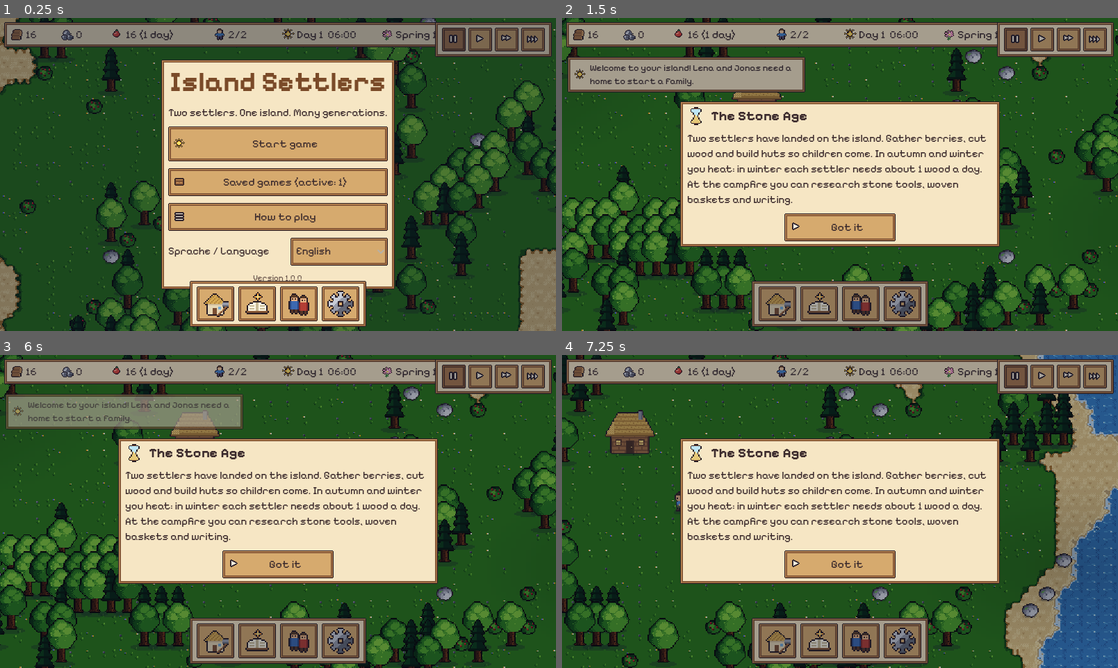
Above: before the commit, frames 1-4 (two rows, left to right).
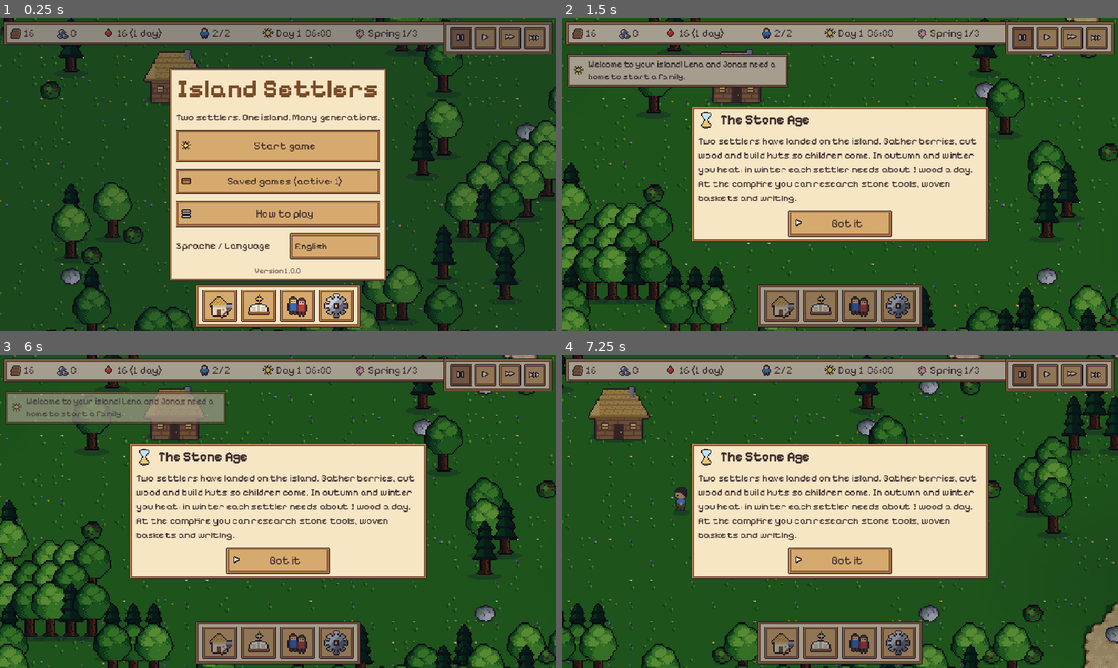
Above: after the commit, the same moments.

Repository: roderichpralle-a11y/New_World
Game: Godot game, scene res://scenes/main.tscn
Same seed, same stepped clock (60 frames per second), same inputs: the game is played once before the commit and once after it.
Inputs (mouse positions are in pixels of both pictures, inside the frame that each line leads up to):
- Up to frame 1 (0.25 s): no input
- Up to frame 2 (1.5 s): click "Start game" at 0.5 s; click (1017, 39) at 1.27 s
- Up to frame 3 (6 s): click (461, 373) at 2.02 s; click (478, 376) at 2.77 s; click (483, 373) at 3.52 s; click (505, 376) at 4.27 s; click (511, 373) at 5.02 s; click (533, 376) at 5.77 s
- Up to frame 4 (7.25 s): tap Enter at 6.5, 6.6 s; move the mouse to (962, 495) at 6.52 s; hold D from 6.53 s (still down); click (962, 495) at 6.67 s; tap Space at 6.77 s

The runs differ from the first frame. In frame 1, 36% of the frame differs, in the area x 0-100%, y 0-100%; in frame 2, 40%; in frame 3, 40%; in frame 4, 42%.

Commit message:
Anzeigegröße 50/75/100/125 % je Gerät, Karte weiter herauszoomen (#85)
* Anzeigegröße 75/100/125 % je Gerät im Menü, Karte weiter herauszoomen (Test)

Co-Authored-By: Claude Opus 5.5 <noreply@anthropic.com>
Claude-Session: https://claude.ai/code/session_01KDShS7M9ekFLtvu5ctsTBe

* Anzeigegröße auch 50 %

Co-Authored-By: Claude Opus 5.5 <noreply@anthropic.com>
Claude-Session: https://claude.ai/code/session_01KDShS7M9ekFLtvu5ctsTBe

---------

Co-authored-by: Claude <noreply@anthropic.com>

Diff:
--- a/data/i18n/en.json
+++ b/data/i18n/en.json
@@ -2374,5 +2374,7 @@
  "Auf dieser Insel leben wilde Tiere, und sie greifen Siedler an. Jäger gibt es erst mit der Forschung Waffenkunde. Erf …(317 unchanged characters)…
  "Neue Insel %s: jetzt bauen": "New island %s: build now",
  "Die Insel ist jetzt sicherer. Mach einen Jäger zum Holzfäller und lass dann ein Haus bauen, damit die Siedler ein Dac …(264 unchanged characters)…
- "Tippe in der Liste auf Baumeister. Der Siedler hört dann m …(229 unchanged characters)…  to a job means: it suits their talent."
+ "Tippe in der Liste auf Baumeister. Der Siedler hört dann m …(229 unchanged characters)…  to a job means: it suits their talent.",
+ "Anzeigegröße": "Display size",
+ "Kleiner zeigt mehr vom Spiel und von den Menüs. Gilt nur auf diesem Gerät.": "Smaller shows more of the game and the menus. Applies only to this device."
 }
--- a/scripts/autoload/game.gd
+++ b/scripts/autoload/game.gd
@@ -10,6 +10,7 @@
 signal speed_changed(speed: int)
 signal game_over
 signal research_changed
+signal ui_size_changed  # Anzeigegröße im Menü geändert (main._update_ui_scale)
 ## Spieler hat etwas getan (fuer die Einfuehrung), z. B. ("job", "holzfaeller")
 signal player_action(kind: String, what: String)
 ## Neues Spiel: reset_state ist fertig (die neue Welt entsteht erst danach). Systeme setzen
@@ -620,6 +621,24 @@
 		notify_off[c] = not bool(cf.get_value("notify", c, true))
 	goal_card_on = bool(cf.get_value("notify", "goal_card", true))
 	hints_on = bool(cf.get_value("notify", "hints", true))
+	ui_size = float(cf.get_value("display", "ui_size", 1.0))
+	if not ui_size in UI_SIZES:
+		ui_size = 1.0
+
+
+## Anzeigegröße (josh 2026-10-23): kleiner = mehr vom Spiel und den Menüs sichtbar. Je Gerät in
+## user://settings.cfg [display] ui_size, damit der Mac klein und das iPhone bei 100 % bleiben kann.
+const UI_SIZES := [0.5, 0.75, 1.0, 1.25]
+var ui_size := 1.0
+
+
+func set_ui_size(v: float) -> void:
+	ui_size = v
+	var cf := ConfigFile.new()
+	cf.load("user://settings.cfg")
+	cf.set_value("display", "ui_size", v)
+	cf.save("user://settings.cfg")
+	ui_size_changed.emit()
 
 
 func set_notify(cat: String, on: bool) -> void:
--- a/scripts/main.gd
+++ b/scripts/main.gd
@@ -8,6 +8,7 @@
 
 func _ready() -> void:
 	get_window().size_changed.connect(_update_ui_scale)
+	Game.ui_size_changed.connect(_update_ui_scale)
 	_update_ui_scale()
 	camera = GameCamera.new()
 	add_child(camera)
@@ -998,7 +999,11 @@
 
 
 ## Kleine Bildschirme (Handy) bekommen eine groessere Oberflaeche:
-## die kurze Bildschirmseite entspricht 400 bis 540 virtuellen Pixeln.
+## die kurze Bildschirmseite entspricht 400 bis 540 virtuellen Pixeln, geteilt durch die Anzeigegröße
+## aus dem Menü (Game.ui_size: 75 % zeigt mehr, 125 % alles größer), höchstens so viele wie echte Pixel.
+const UI_MIN_LONG := 860.0
+
+
 func _update_ui_scale() -> void:
 	var win := get_window()
 	var px := Vector2(win.size)
@@ -1009,7 +1014,10 @@
 		dpr = 1.0
 	var css := px / dpr
 	var short_css: float = min(css.x, css.y)
-	var virt_short: float = clamp(short_css, 400.0, 540.0)
+	var virt_short: float = minf(clamp(short_css, 400.0, 540.0) / Game.ui_size, minf(px.x, px.y))
+	# Fenster und Leisten brauchen mindestens UI_MIN_LONG virtuelle Pixel auf der langen Seite (125 % auf einem
+	# Bildschirm im Format 16:10 wäre sonst zu schmal)
+	virt_short = maxf(virt_short, UI_MIN_LONG * minf(px.x, px.y) / maxf(px.x, px.y))
 	var s: float = min(px.x, px.y) / virt_short
 	var target := Vector2i(roundi(px.x / s), roundi(px.y / s))
 	if win.content_scale_size != target:
--- a/scripts/ui/hud.gd
+++ b/scripts/ui/hud.gd
@@ -2041,6 +2041,7 @@
 			_menu_panel.visible = false})
 		set_box.add_child(rw.box)
 	set_box.add_child(_language_row())
+	set_box.add_child(_ui_size_row())
 	var ft := Win.footer(v)
 	ft.left.text = version_text()
 	Win.set_left2(ft, tr("Das Spiel speichert automatisch."))
@@ -2077,6 +2078,32 @@
 		else:
 			OS.set_restart_on_exit(true)
 			get_tree().quit())
+	h.add_child(ob)
+	return h
+
+
+## Anzeigegröße 50 / 75 / 100 / 125 % (josh 2026-10-23), gilt sofort und nur auf diesem Gerät.
+func _ui_size_row() -> HBoxContainer:
+	var h := HBoxContainer.new()
+	h.add_theme_constant_override("separation", 8)
+	var l := UiTheme.label(tr("Anzeigegröße"), 15)
+	l.size_flags_horizontal = Control.SIZE_EXPAND_FILL
+	l.tooltip_text = tr("Kleiner zeigt mehr vom Spiel und von den Menüs. Gilt nur auf diesem Gerät.")
+	l.mouse_filter = Control.MOUSE_FILTER_PASS
+	h.add_child(l)
+	var ob := OptionButton.new()
+	ob.focus_mode = Control.FOCUS_NONE
+	ob.custom_minimum_size = Vector2(140, 40)
+	ob.add_theme_font_size_override("font_size", 15)
+	ob.get_popup().add_theme_font_size_override("font_size", 16)
+	ob.tooltip_text = l.tooltip_text
+	for v in Game.UI_SIZES:
+		ob.add_item("%d %%" % roundi(v * 100.0))
+		if is_equal_approx(v, Game.ui_size):
+			ob.select(ob.item_count - 1)
+	ob.item_selected.connect(func(i):
+		Game.set_ui_size(Game.UI_SIZES[i])
+		_layout.call_deferred())
 	h.add_child(ob)
 	return h
 
--- a/scripts/world/game_camera.gd
+++ b/scripts/world/game_camera.gd
@@ -7,7 +7,7 @@
 signal hovered(world_pos: Vector2)
 signal right_tapped
 
-const ZOOM_MIN := 1.0
+const ZOOM_MIN := 0.5  # weiter herauszoomen (josh 2026-10-23)
 const ZOOM_MAX := 6.0
 const TAP_SLOP := 10.0
 
Not shown, changed: DESIGN.md
